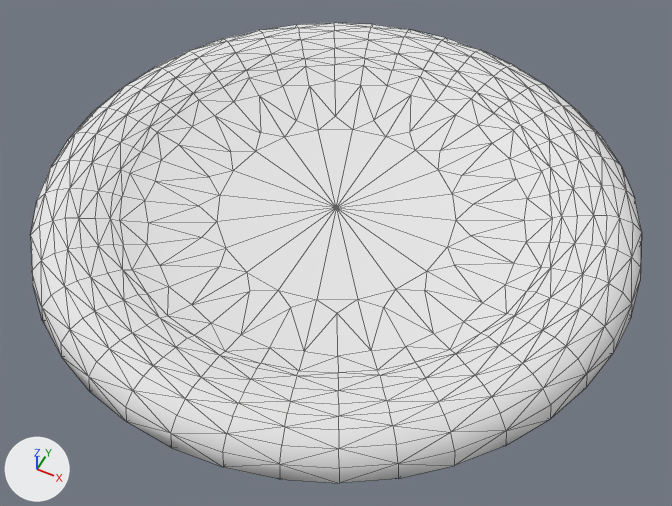
The OBJ model models/Arena.obj: old version first, new version second.
Camera for both pictures: a 50 mm lens placed at (11.0, -21.9, 25.8), pointed at (0.6, -1.1, -0.2). Lighting does not change. The marker at lower left points along +X, +Y and +Z. Mesh edges are drawn as thin lines. Where no turn or scale is listed for an object, it has been applied to the vertices.

Script lines for the objects in view, before the commit:
```python
me_arena = bpy.data.meshes.new('Arena')
me_arena.from_pydata(...)  # 522 vertices, 1040 faces; spans x -11.1..11.2, y -11.2..11.2, z -0.4..2.1
me_arena.materials.append(mat_lambert2sg)  # white #e7e7e7
ob_arena = bpy.data.objects.new('Arena', me_arena)
ob_arena.location = (0.0, 0.0, 0.0)
```
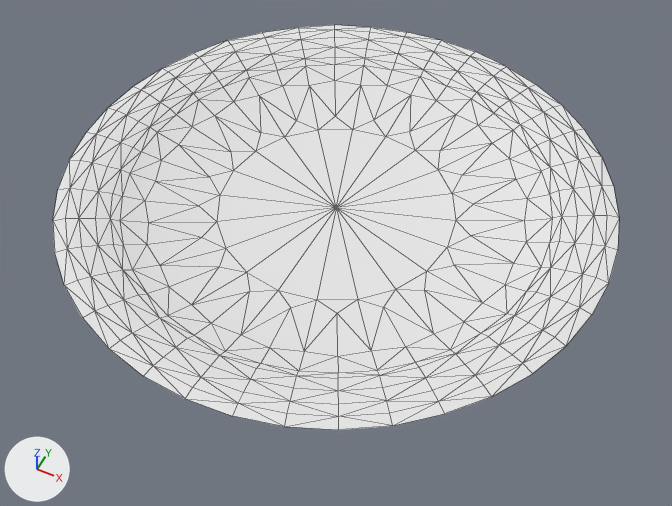
Commit message: Bumpy arena

Location of each change, [x1, y1, x2, y2] in pixels of the pictures (672 x 506 px):
'Arena', reshaped (8% narrower, 12% shorter): before [30, 23, 642, 483]; after [53, 25, 619, 430]
part 1 of me_arena, cut back: before [30, 23, 642, 483]; after [53, 25, 609, 426]

Edits to the bpy script that builds the scene:
```text
Change me_arena:
    used by ob_arena; location = (0.0, 0.0, 0.0)
    remove me_arena.from_pydata(...)  # 522 vertices, 1040 faces; spans x -11.1..11.2, y -11.2..11.2, z -0.4..2.1
    add me_arena.from_pydata(...)  # 321 vertices, 600 faces; spans x -10.1..10.2, y -10.2..10.1, z 1.0..2.1
    me_arena part 1
    210 vertices are removed from x -11.1..11.2, y -11.2..11.2, z -0.4..2.0
    461 faces are deleted
    9 vertices are added at x -8.2..10.1, y -9.1..9.0, z 2.1
    21 new faces join them
```
